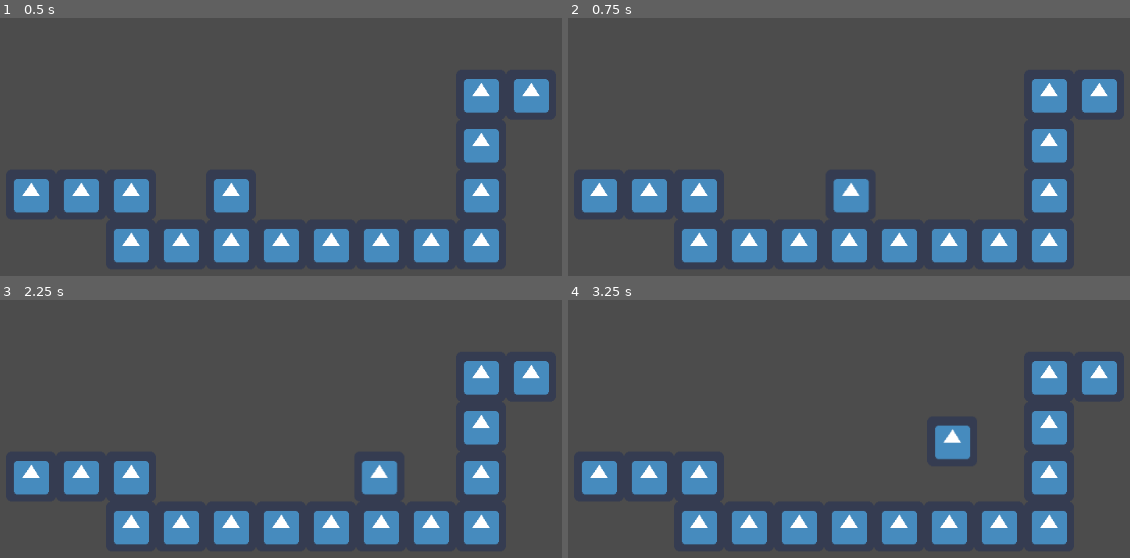
Above: before the commit, frames 1-4 (two rows, left to right).
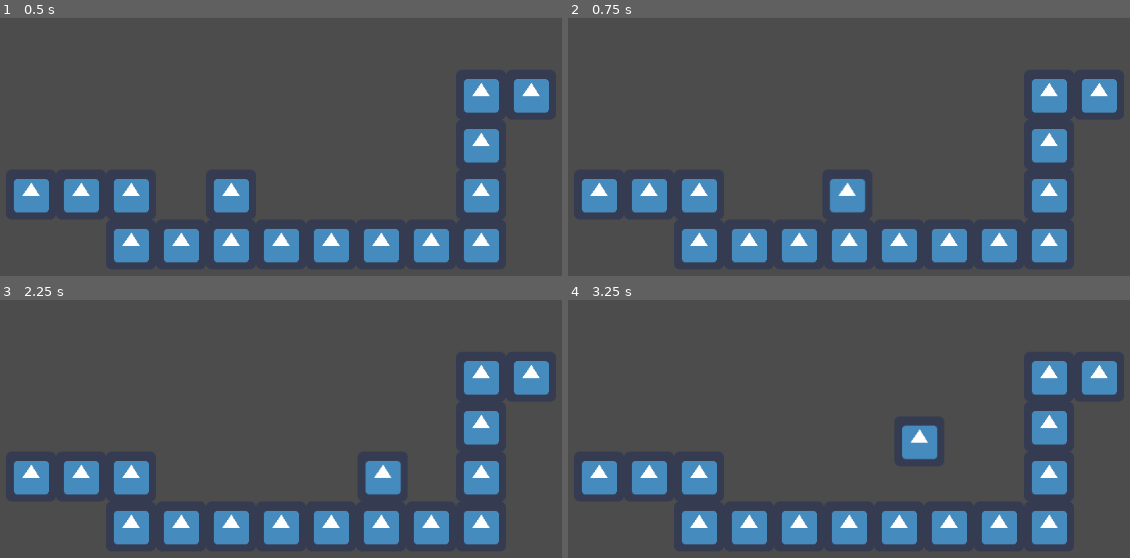
Above: after the commit, the same moments.

Repository: MauveMagician/ten-dragon-action
Game: Godot game, scene res://scene/testscene.tscn
Two runs of this game, one before a commit and one after it. Both use one fixed random seed, a clock stepped at 60 frames per second and the inputs below. The engine's default icon, where the game draws it, is replaced by a stand-in: a white triangle on a blue panel in a dark square.
Inputs:
- Up to frame 1 (0.5 s): no input
- Up to frame 2 (0.75 s): hold Right (ui_right) from 0.53 s (still down); tap C (dash) at 0.6 s
- Up to frame 3 (2.25 s): tap Z (jump) at 0.77, 1.52 s; tap C (dash) at 1.35, 2.1 s; release Right (ui_right) at 2.03 s; hold Left (ui_left) from 2.03 s (still down)
- Up to frame 4 (3.25 s): release Left (ui_left) at 2.78 s; hold Right (ui_right) from 2.78 s (still down); tap C (dash) at 2.85 s; tap Z (jump) at 3.02 s

Frame 1 is identical in both runs. In frame 2, 0.3% of the frame differs, in the area x 46-54%, y 62-76%; in frame 3, 0.3%; in frame 4, 1.6%, in the area x 59-72%, y 48-63%.

Commit message:
trying to improve the dash-jump

Diff:
--- a/scene/PlayerCharacter.gd
+++ b/scene/PlayerCharacter.gd
@@ -2,6 +2,7 @@
 
 const FLOOR_NORMAL = Vector2(0,-1)
 const GRAVITY_SPEED = -45
+const DRAG = 5
 export var verticalSpeed = -1050
 export var horizontalSpeed = 250
 var motion = Vector2()
@@ -17,6 +18,7 @@
 
 func dash ():
 	motion.y = 0
+	motion.x = 0
 	dashing = true
 	gravity = false
 	$DashTiming.start()
@@ -25,12 +27,18 @@
 	gravity = true
 	dashing = false
 	airdash = false
+	$DashStopping.start()
+
+func _on_DashStopping_timeout():
+	pass
 
 func _physics_process(delta):
 	if gravity:
 		motion.y -= GRAVITY_SPEED
 	if dashing:
-		motion.x += facingLeft * 35
+		motion.x += facingLeft * 25
+	elif not $DashStopping.is_stopped():
+		motion.x += facingLeft * 12.5
 	else:
 		if Input.is_action_just_pressed("dash"):
 			if is_on_floor():
--- a/scene/PlayerCharacter.tscn
+++ b/scene/PlayerCharacter.tscn
@@ -31,8 +31,17 @@
 [node name="DashTiming" type="Timer" parent="." index="2"]
 
 process_mode = 1
-wait_time = 0.5
-one_shot = false
+wait_time = 0.4
+one_shot = true
+autostart = false
+
+[node name="DashStopping" type="Timer" parent="." index="3"]
+
+process_mode = 1
+wait_time = 0.2
+one_shot = true
 autostart = false
 
 [connection signal="timeout" from="DashTiming" to="." method="_on_DashTiming_timeout"]
+
+[connection signal="timeout" from="DashStopping" to="." method="_on_DashStopping_timeout"]
--- a/scene/testscene.tscn
+++ b/scene/testscene.tscn
@@ -17,8 +17,6 @@
 
 position = Vector2( -4, -10.1053 )
 scale = Vector2( 0.0625, 0.105263 )
-verticalSpeed = -1050
-horizontalSpeed = 250
 
 [node name="Floor" type="Node" parent="." index="1"]
 
@@ -28,7 +26,6 @@
 
 editor/display_folded = true
 position = Vector2( 448, 448 )
-scale = Vector2( 1, 1 )
 __meta__ = {
 "_edit_group_": true
 }
@@ -60,7 +57,6 @@
 
 editor/display_folded = true
 position = Vector2( 768, 384 )
-scale = Vector2( 1, 1 )
 __meta__ = {
 "_edit_group_": true
 }
@@ -92,7 +88,6 @@
 
 editor/display_folded = true
 position = Vector2( 832, 256 )
-scale = Vector2( 1, 1 )
 __meta__ = {
 "_edit_group_": true
 }
@@ -124,7 +119,6 @@
 
 editor/display_folded = true
 position = Vector2( 768, 256 )
-scale = Vector2( 1, 1 )
 __meta__ = {
 "_edit_group_": true
 }
@@ -156,7 +150,6 @@
 
 editor/display_folded = true
 position = Vector2( 768, 320 )
-scale = Vector2( 1, 1 )
 __meta__ = {
 "_edit_group_": true
 }
@@ -188,7 +181,6 @@
 
 editor/display_folded = true
 position = Vector2( 768, 448 )
-scale = Vector2( 1, 1 )
 __meta__ = {
 "_edit_group_": true
 }
@@ -220,7 +212,6 @@
 
 editor/display_folded = true
 position = Vector2( 704, 448 )
-scale = Vector2( 1, 1 )
 __meta__ = {
 "_edit_group_": true
 }
@@ -252,7 +243,6 @@
 
 editor/display_folded = true
 position = Vector2( 640, 448 )
-scale = Vector2( 1, 1 )
 __meta__ = {
 "_edit_group_": true
 }
@@ -284,7 +274,6 @@
 
 editor/display_folded = true
 position = Vector2( 576, 448 )
-scale = Vector2( 1, 1 )
 __meta__ = {
 "_edit_group_": true
 }
@@ -316,7 +305,6 @@
 
 editor/display_folded = true
 position = Vector2( 512, 448 )
-scale = Vector2( 1, 1 )
 __meta__ = {
 "_edit_group_": true
 }
@@ -348,7 +336,6 @@
 
 editor/display_folded = true
 position = Vector2( 192, 384 )
-scale = Vector2( 1, 1 )
 __meta__ = {
 "_edit_group_": true
 }
@@ -380,7 +367,6 @@
 
 editor/display_folded = true
 position = Vector2( 256, 384 )
-scale = Vector2( 1, 1 )
 __meta__ = {
 "_edit_group_": true
 }
@@ -412,7 +398,6 @@
 
 editor/display_folded = true
 position = Vector2( 320, 384 )
-scale = Vector2( 1, 1 )
 __meta__ = {
 "_edit_group_": true
 }
@@ -444,7 +429,6 @@
 
 editor/display_folded = true
 position = Vector2( 320, 448 )
-scale = Vector2( 1, 1 )
 __meta__ = {
 "_edit_group_": true
 }
@@ -476,7 +460,6 @@
 
 editor/display_folded = true
 position = Vector2( 384, 448 )
-scale = Vector2( 1, 1 )
 __meta__ = {
 "_edit_group_": true
 }
